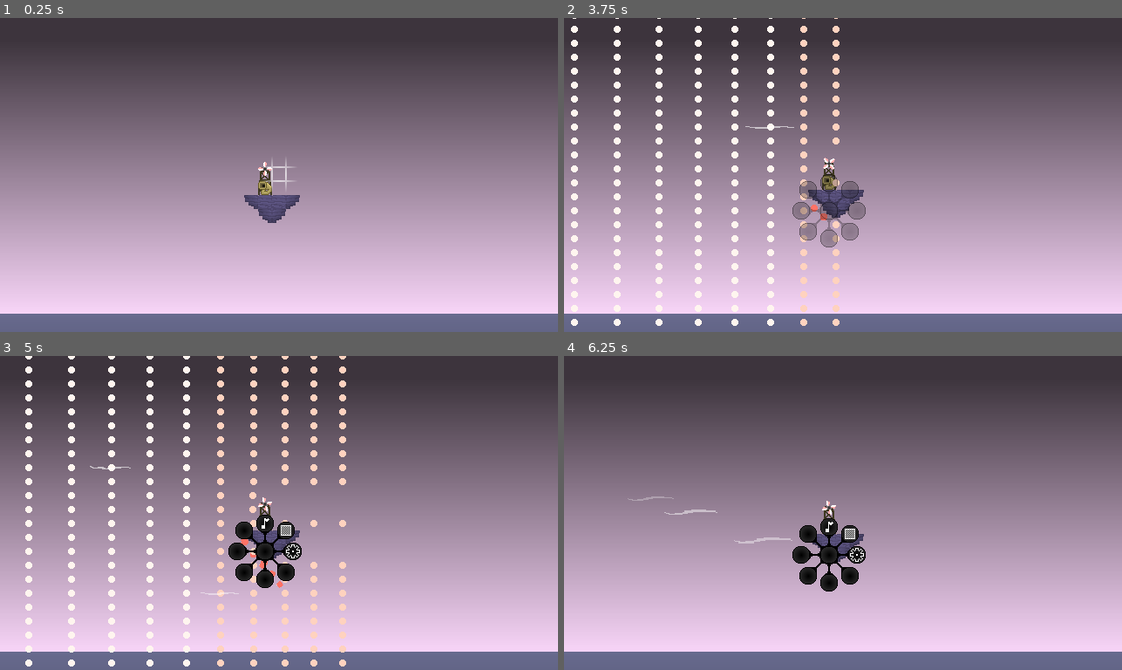
Above: before the commit, frames 1-4 (two rows, left to right).
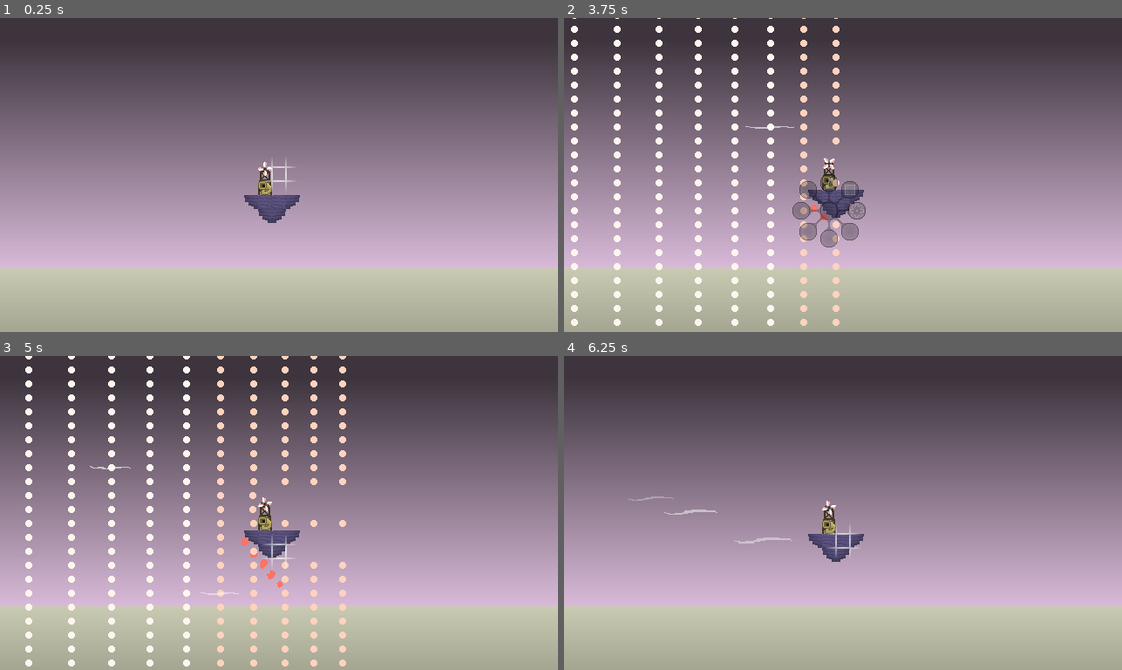
Above: after the commit, the same moments.

Repository: brandonkilpatrick059/dronescape
Game: Godot game, scene res://scenes/grid_sandbox.tscn
The game is run twice, just before and just after one commit, with the same random seed, the same clock (stepped at 60 frames per second) and the same inputs.
Inputs (mouse positions are in pixels of both pictures, inside the frame that each line leads up to):
- Up to frame 1 (0.25 s): no input
- Up to frame 2 (3.75 s): move the mouse to (831, 200) at 0.52 s; click (831, 200) at 0.6 s; tap Enter at 1.25 s; move the mouse to (815, 200) at 1.27 s; tap Space (dev_1) at 1.35 s; click (815, 200) at 1.55 s; move the mouse to (843, 196) at 2.02 s; click (843, 196) at 2.1 s; move the mouse to (854, 196) at 2.77 s; right-click (854, 196) at 2.85 s; click (854, 196) at 3.05 s; move the mouse to (831, 209) at 3.52 s; tap Middle mouse button (third_action) at 3.6 s
- Up to frame 3 (5 s): click (267, 547) at 3.8 s; move the mouse to (279, 550) at 4.27 s; click (279, 550) at 4.35 s
- Up to frame 4 (6.25 s): move the mouse to (831, 538) at 5.02 s; tap Space (dev_1) at 5.1 s; click (831, 538) at 5.3 s; move the mouse to (843, 541) at 5.77 s; click (843, 541) at 5.85 s

The runs differ from the first frame. In frame 1, 20% of the frame differs, in the area x 0-100%, y 79-100%; in frame 2, 20%; in frame 3, 21%; in frame 4, 22%, in the area x 0-100%, y 51-100%.

Commit message:
selected item now shows in center bubble of picker circle

Diff:
--- a/entities/machines/frog_machine.tscn
+++ b/entities/machines/frog_machine.tscn
@@ -19,3 +19,9 @@
 
 [node name="CollisionPolygon2D" type="CollisionPolygon2D" parent="spine"]
 polygon = PackedVector2Array(-8, 16, 8, 16, 3, -13, -4, -13)
+
+[node name="grid_item" type="StaticBody2D" parent="."]
+position = Vector2(0, -8)
+
+[node name="CollisionPolygon2D" type="CollisionPolygon2D" parent="grid_item"]
+polygon = PackedVector2Array(-8, 16, 8, 16, 8, 6, -8, 6)
--- a/scenes/grid_sandbox.tscn
+++ b/scenes/grid_sandbox.tscn
@@ -57,8 +57,8 @@
 texture = ExtResource("3_pl366")
 
 [node name="ground_gradient" type="Sprite2D" parent="Parallax2D"]
-modulate = Color(0.407135, 0.416134, 0.555241, 1)
+modulate = Color(0.784314, 0.792157, 0.698039, 1)
 z_index = -10
-position = Vector2(313.946, 516.397)
+position = Vector2(313.946, 464)
 scale = Vector2(0.55625, 0.277277)
 texture = ExtResource("3_pl366")
--- a/scripts/cursor.gd
+++ b/scripts/cursor.gd
@@ -9,6 +9,10 @@
 var create_grid_entity_path : String = "res://entities/stones/purple_stone.tscn"
 
 var current_picker_node : Picker_Item = null
+
+func _ready() -> void:
+	var purple_stone_pick = load("res://interface/picker/picker_items/stones/picker_item_purple_stone.tscn")
+	current_picker_node = purple_stone_pick.instantiate()
 
 func handle_input():
 	if(Input.is_action_just_pressed("main_action")):
@@ -27,6 +31,10 @@
 
 func get_picker_node() -> Picker_Item:
 	return current_picker_node
+
+func set_picker_node(picker_node : Picker_Item):
+	current_picker_node.queue_free()
+	current_picker_node = picker_node
 
 func create_picker():
 	var num_pickers : int = get_tree().get_nodes_in_group("picker_circle").size()
--- a/scripts/picker_bubble.gd
+++ b/scripts/picker_bubble.gd
@@ -17,6 +17,7 @@
 
 var grid_entity_path : String = ""
 var tab_path : String = ""
+var picker_item : Node
 
 func _ready() -> void:
 	retracted = true
@@ -35,6 +36,8 @@
 				audio_player.play()
 				var cursor : Cursor = get_tree().get_first_node_in_group("cursor")
 				cursor.set_create_grid_entity_path(grid_entity_path)
+				var picker_item = get_picker_item().duplicate()
+				cursor.set_picker_node(picker_item)
 				var picker_circle : Picker_Circle = get_tree().get_first_node_in_group("picker_circle")
 				picker_circle.disappear()
 			elif(tab_path != ""):
@@ -105,6 +108,12 @@
 func _on_area_2d_mouse_exited() -> void:
 	mouse_over = false
 
+func set_picker_item(node : Node):
+	picker_item = node
+
+func get_picker_item() -> Node:
+	return picker_item
+
 func set_return_tab(set_val : bool):
 	clear_display()
 	return_tab = set_val
--- a/scripts/picker_circle.gd
+++ b/scripts/picker_circle.gd
@@ -37,6 +37,7 @@
 		bubble_3, bubble_4, bubble_5,
 		bubble_6, bubble_7, bubble_8
 	]
+	set_web_location(web_location)
 
 func handle_input():
 	if(Input.is_action_just_pressed("third_action")):
@@ -83,6 +84,7 @@
 			bubble.set_display(anim_path,anim_name)
 			bubble.set_grid_entity_path(entity_path)
 			bubble.set_tab_path(tab_path)
+			bubble.set_picker_item(item)
 			index = index + 1
 
 func set_web_location(location : String):
@@ -91,8 +93,17 @@
 	if(web_node.get_prev_web_location() != ""):
 		bubble_0.set_return_tab(true)
 	else:
+		var cursor : Cursor = get_tree().get_first_node_in_group("cursor")
+		var item = cursor.get_picker_node()
+		var anim_path = item.get_display_sprite_frames()
+		var anim_name = item.get_display_animation()
+		var entity_path = item.get_item_path()
+		var tab_path = item.get_tab_path()
 		bubble_0.set_return_tab(false)
-		#TODO: current placement item in bubble_0 of center circle
+		bubble_0.set_display(anim_path,anim_name)
+		bubble_0.set_grid_entity_path(entity_path)
+		bubble_0.set_tab_path(tab_path)
+		bubble_0.set_picker_item(item)
 	update_display_items()
 
 func location_to_prev():
